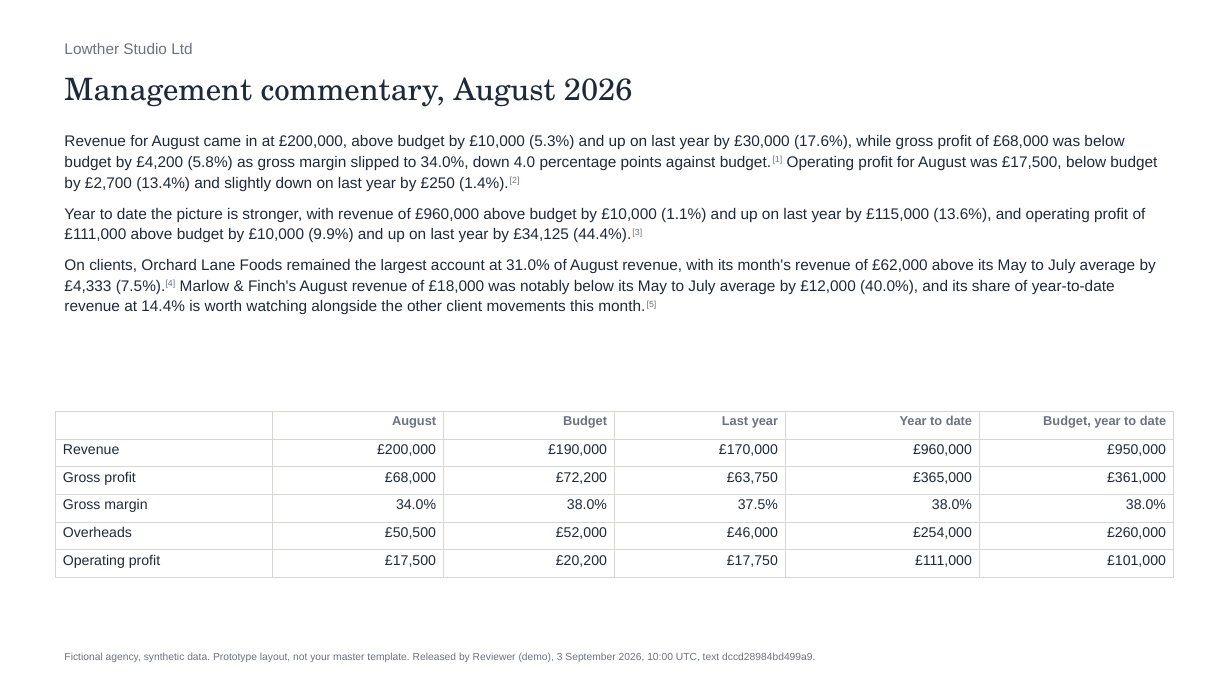
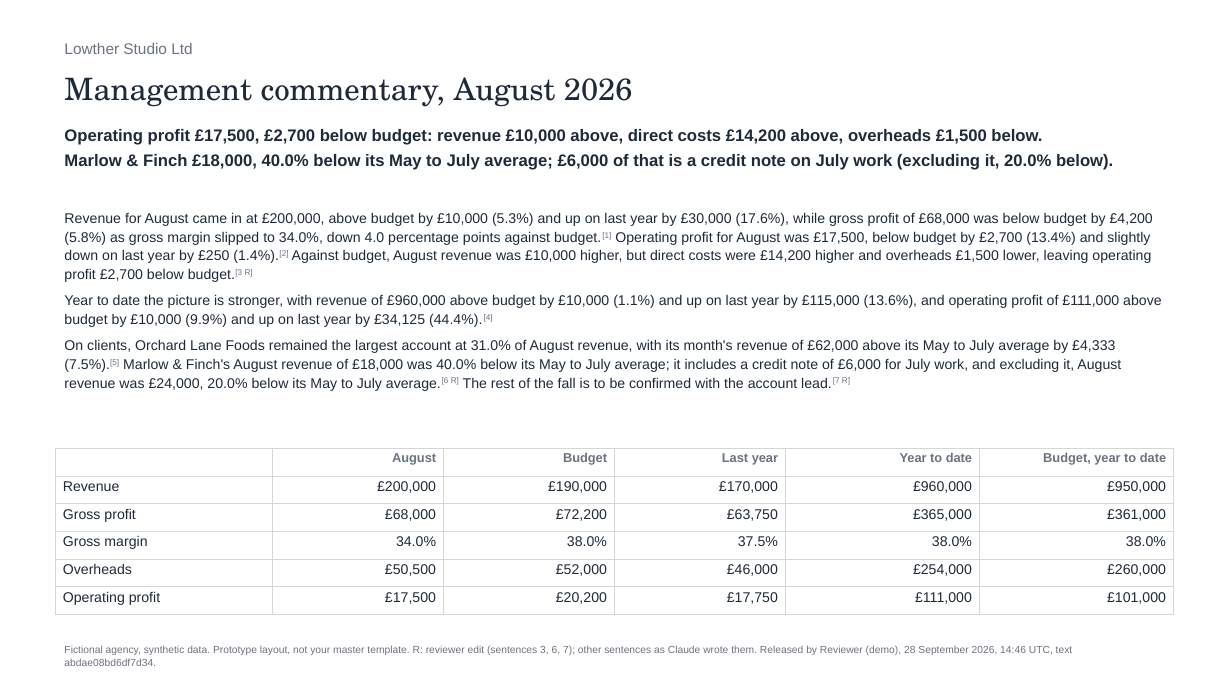
Before and after one commit to fred1433/agency-pack-check, a slide deck: slide 1 of exports/lowther-august-2026-commentary.pptx. Drawn at 1232x693 pixels with LibreOffice and Linux fonts; fonts in the diff are those of the drawing. Boxes give left, top, right and bottom in pixels: in the first picture for what was removed or moved away, otherwise in the second. Text is boxed around its words. In the diff, an @@ line names an element or a change of style, - is before the commit and + after.

```diff
--- a/exports/lowther-august-2026-commentary.pptx
+++ b/exports/lowther-august-2026-commentary.pptx
@@ text added at <box>64,129,1113,170</box>, 13 pt, text #1E2A3A, bold @@
+Operating profit £17,500, £2,700 below budget: revenue £10,000 above, direct costs £14,200 above, overheads £1,500 below.
+Marlow & Finch £18,000, 40.0% below its May to July average; £6,000 of that is a credit note on July work (excluding it, 20.0% below).
@@ text at <box>64,212,1162,391</box>: text changed; size 12 to 11 pt @@
-Revenue for August came in at £200,000, above budget by £10,000 (5.3%) and up on last year by £30,000 (17.6%), while gross profit of £68,000 was below budget by £4,200 (5.8%) as gross margin slipped to 34.0%, down 4.0 percentage points against budget.[1] Operating profit for August was £17,500, below budget by £2,700 (13.4%) and slightly down on last year by £250 (1.4%).[2]
-Year to date the picture is stronger, with revenue of £960,000 above budget by £10,000 (1.1%) and up on last year by £115,000 (13.6%), and operating profit of £111,000 above budget by £10,000 (9.9%) and up on last year by £34,125 (44.4%).[3]
-On clients, Orchard Lane Foods remained the largest account at 31.0% of August revenue, with its month's revenue of £62,000 above its May to July average by £4,333 (7.5%).[4] Marlow & Finch's August revenue of £18,000 was notably below its May to July average by £12,000 (40.0%), and its share of year-to-date revenue at 14.4% is worth watching alongside the other client movements this month.[5]
+Revenue for August came in at £200,000, above budget by £10,000 (5.3%) and up on last year by £30,000 (17.6%), while gross profit of £68,000 was below budget by £4,200 (5.8%) as gross margin slipped to 34.0%, down 4.0 percentage points against budget.[1] Operating profit for August was £17,500, below budget by £2,700 (13.4%) and slightly down on last year by £250 (1.4%).[2] Against budget, August revenue was £10,000 higher, but direct costs were £14,200 higher and overheads £1,500 lower, leaving operating profit £2,700 below budget.[3 R]
+Year to date the picture is stronger, with revenue of £960,000 above budget by £10,000 (1.1%) and up on last year by £115,000 (13.6%), and operating profit of £111,000 above budget by £10,000 (9.9%) and up on last year by £34,125 (44.4%).[4]
+On clients, Orchard Lane Foods remained the largest account at 31.0% of August revenue, with its month's revenue of £62,000 above its May to July average by £4,333 (7.5%).[5] Marlow & Finch's August revenue of £18,000 was 40.0% below its May to July average; it includes a credit note of £6,000 for July work, and excluding it, August revenue was £24,000, 20.0% below its May to July average.[6 R] The rest of the fall is to be confirmed with the account lead.[7 R]
@@ table: place and size @@
-table at <box>55,411,1174,572</box>
+table at <box>55,448,1174,609</box>
@@ text at <box>64,646,1073,666</box>: text changed @@
-Fictional agency, synthetic data. Prototype layout, not your master template. Released by Reviewer (demo), 3 September 2026, 10:00 UTC, text dccd28984bd499a9.
+Fictional agency, synthetic data. Prototype layout, not your master template. R: reviewer edit (sentences 3, 6, 7); other sentences as Claude wrote them. Released by Reviewer (demo), 28 September 2026, 14:46 UTC, text abdae08bd6df7d34.
```
Also in this commit, not shown: 17 other files.
